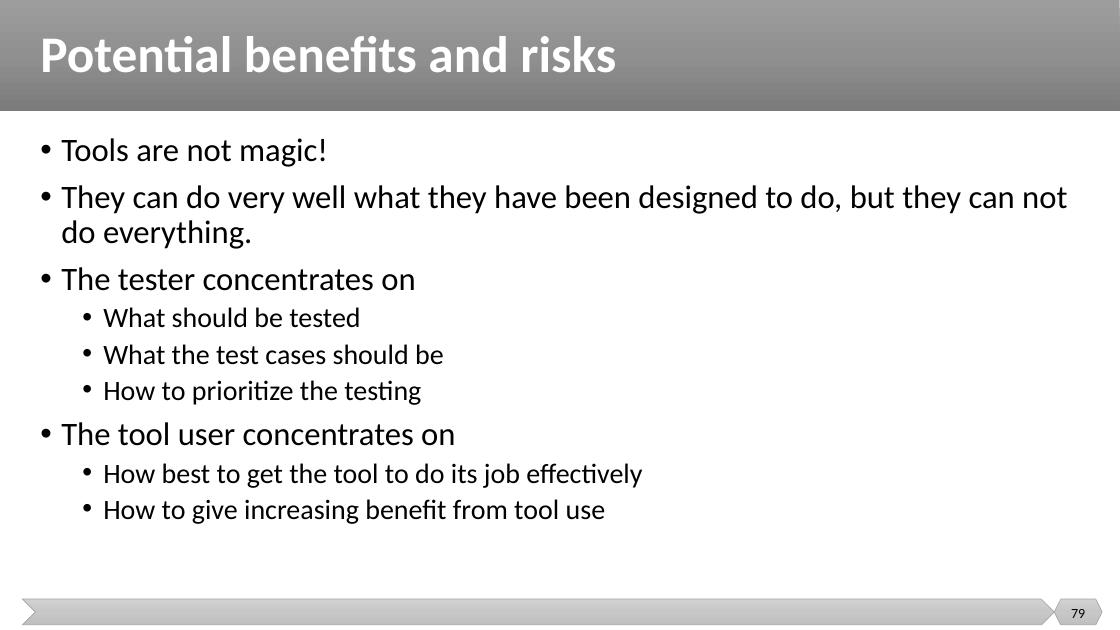
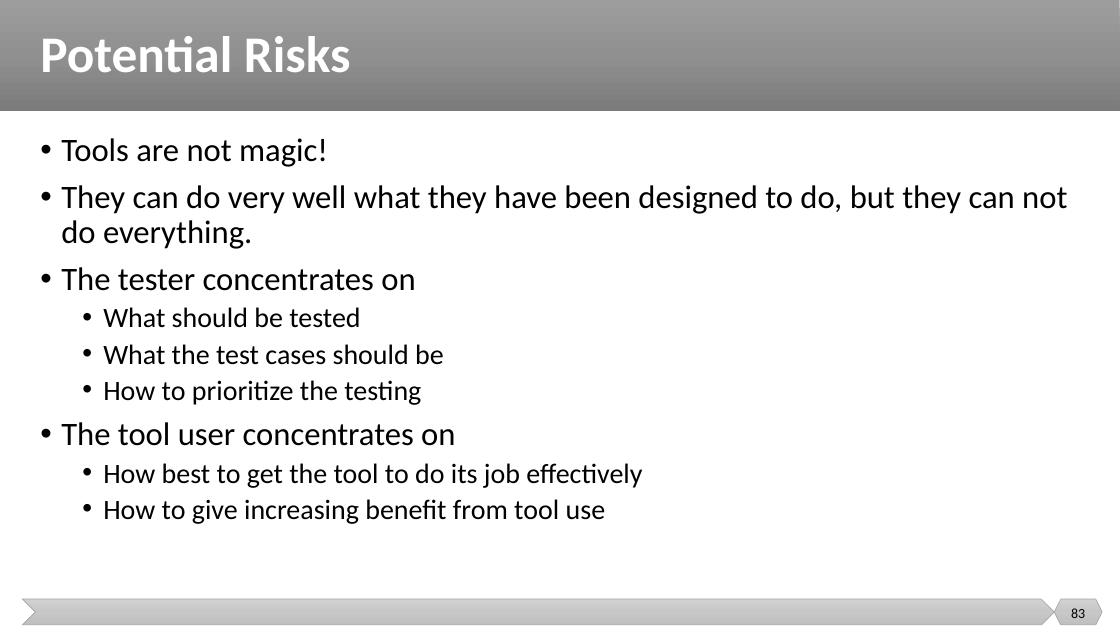
Before and after one commit to malenezi/malenezi, a slide deck: slide 83 of SE401/Lectures/9-Testing Metrics and Tools/Testing Metrics and Tools.pptx (slide 79 before the commit). Drawn at 1120x630 pixels with LibreOffice and Linux fonts; fonts in the diff are those of the drawing. Boxes give left, top, right and bottom in pixels: in the first picture for what was removed or moved away, otherwise in the second. Text is boxed around its words. In the diff, an @@ line names an element or a change of style, - is before the commit and + after.

```diff
--- a/SE401/Lectures/9-Testing Metrics and Tools/Testing Metrics and Tools.pptx
+++ b/SE401/Lectures/9-Testing Metrics and Tools/Testing Metrics and Tools.pptx
@@ title at (40,36,351,72): text changed @@
-Potential benefits and risks
+Potential Risks
@@ page number at (1071,608,1085,618): text changed @@
-79
+83
```
Also in this commit, not shown: 37 other slides changed, 6 slides added, 3 slides removed.
